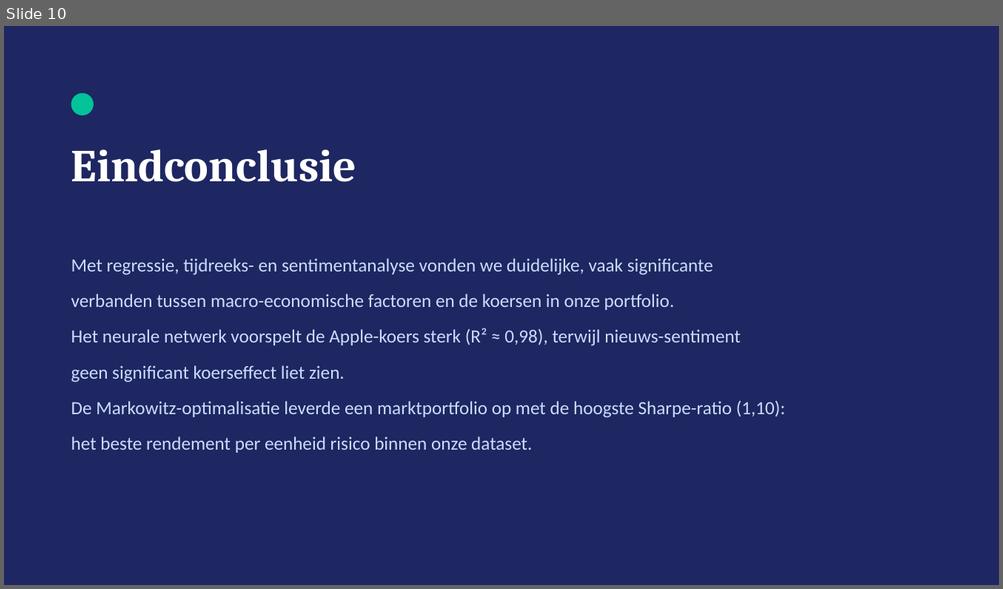
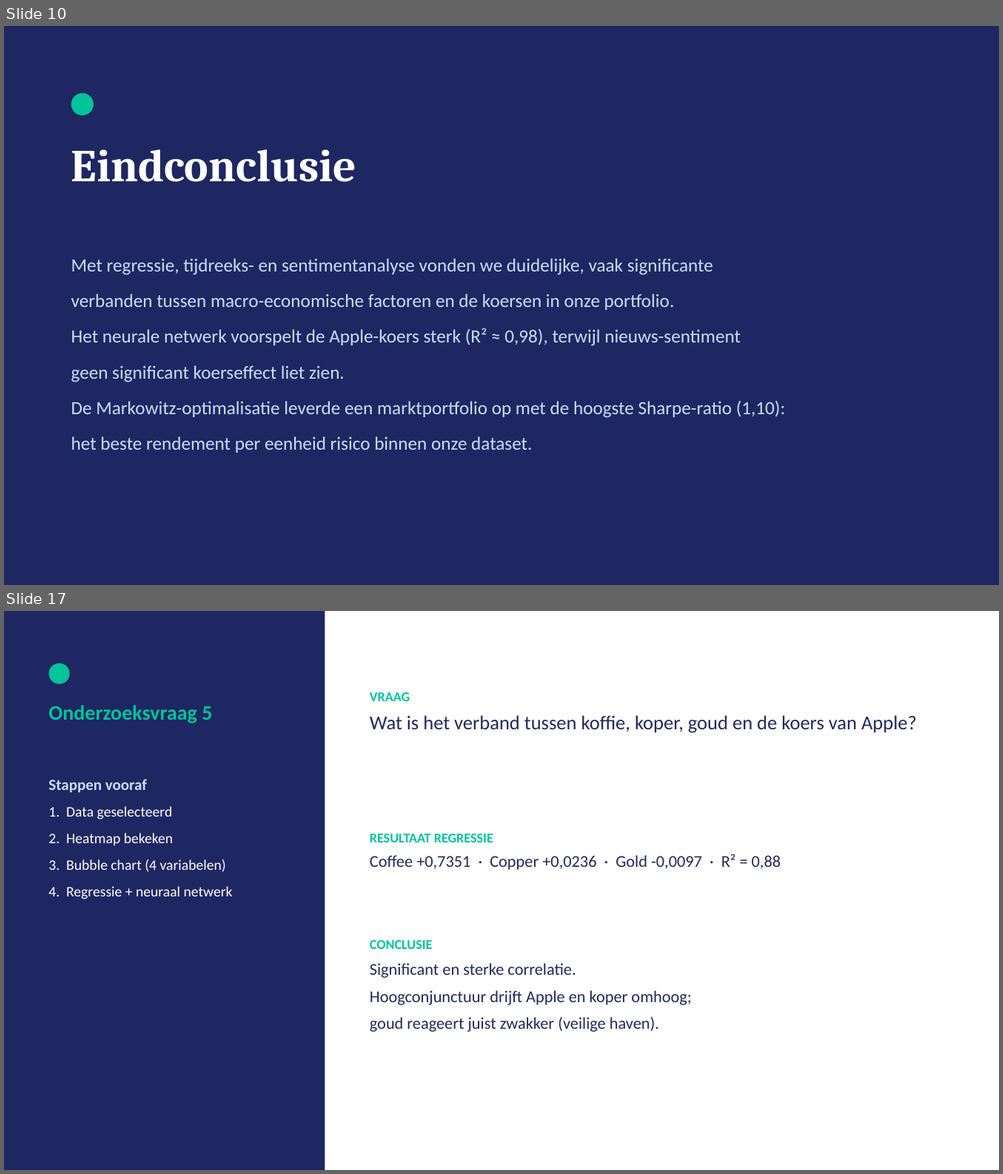
Before and after one commit to michaelraykuster-spec/Werkplaats-2-opdracht-Groep-3, a slide deck: Werkplaats2_Groep3_Eindpresentatie.pptx. Shown one above the other, each under a label of ours: slide 10 before the commit, slides 10 and 17 after it; the slides between them are not shown. The pictures are 1003x589 and 1003x1174 pixels, drawn with LibreOffice and Linux fonts; fonts in the diff are those of the drawing. Boxes give left, top, right and bottom in pixels: in the first picture for what was removed or moved away, otherwise in the second. Text is boxed around its words. In the diff, an @@ line names an element or a change of style, - is before the commit and + after.

```diff
--- a/Werkplaats2_Groep3_Eindpresentatie.pptx
+++ b/Werkplaats2_Groep3_Eindpresentatie.pptx
@@ slide 17 added at box(4, 611, 999, 1170), background #FFFFFF @@
@@ rectangle added at box(4, 611, 325, 1170), fill #1E2761 @@
@@ ellipse added at box(48, 664, 70, 684), fill #02C39A @@
@@ text added at box(370, 692, 916, 733), 19 pt, text #21295C @@
+VRAAG
+Wat is het verband tussen koffie, koper, goud en de koers van Apple?
@@ text added at box(48, 705, 212, 723), 20 pt, text #02C39A, bold @@
+Onderzoeksvraag 5
@@ text added at box(48, 779, 233, 900), 14 pt, text #FFFFFF @@
+Stappen vooraf
+1. Data geselecteerd
+2. Heatmap bekeken
+3. Bubble chart (4 variabelen)
+4. Regressie + neuraal netwerk
@@ text added at box(370, 834, 781, 870), 16 pt, text #21295C @@
+RESULTAAT REGRESSIE
+Coffee +0,7351 · Copper +0,0236 · Gold -0,0097 · R² = 0,88
@@ text added at box(370, 940, 691, 1032), 16 pt, text #21295C @@
+CONCLUSIE
+Significant en sterke correlatie.
+Hoogconjunctuur drijft Apple en koper omhoog;
+goud reageert juist zwakker (veilige haven).
```
Also in this commit, not shown: 9 other slides added.
